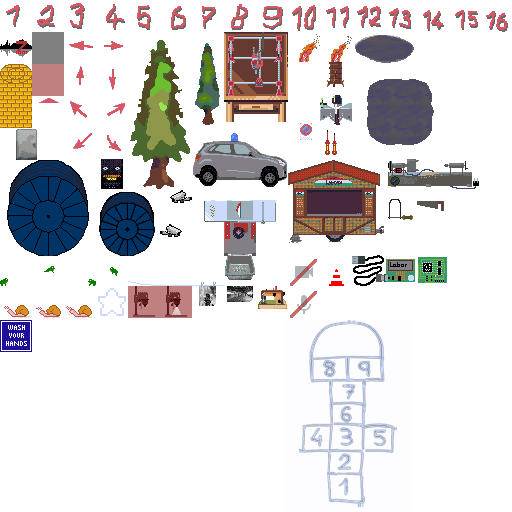
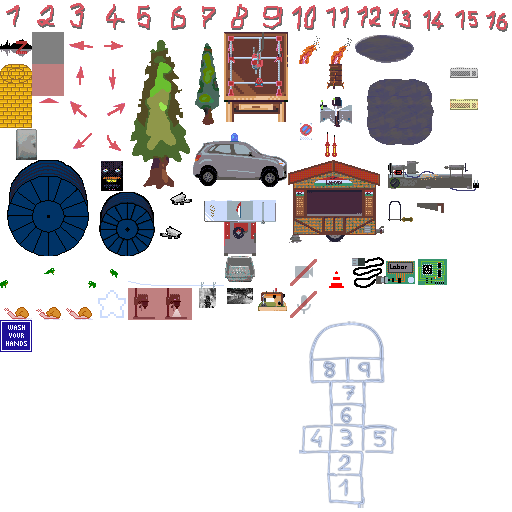
Layers edited between the first and the second 512 x 512 image:
pixels changed over box(0, 34, 479, 508) (layer not identified)
